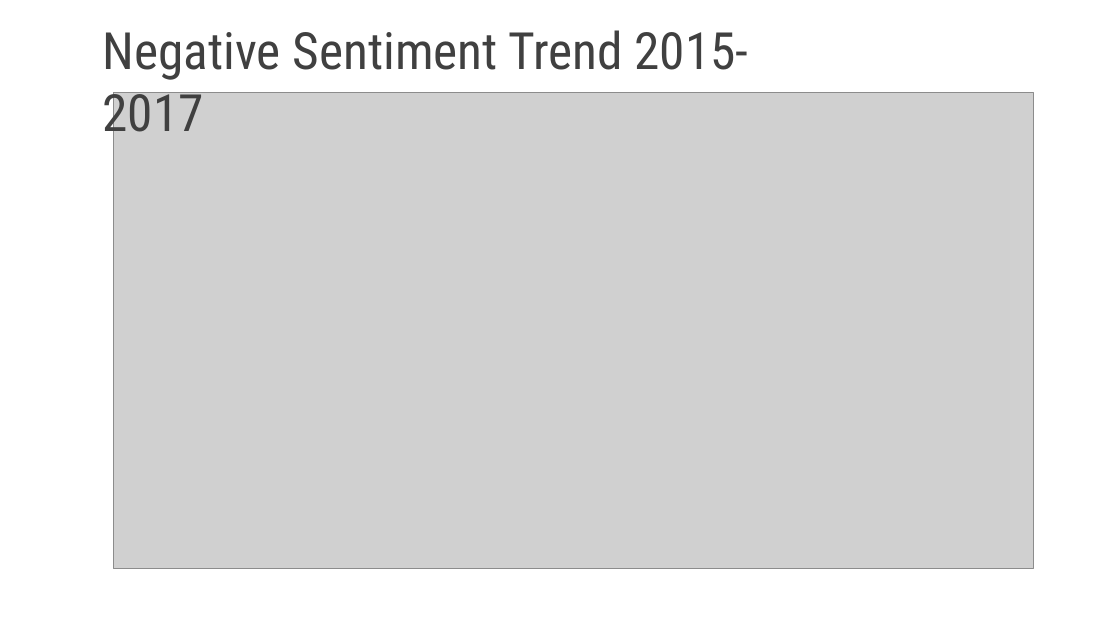
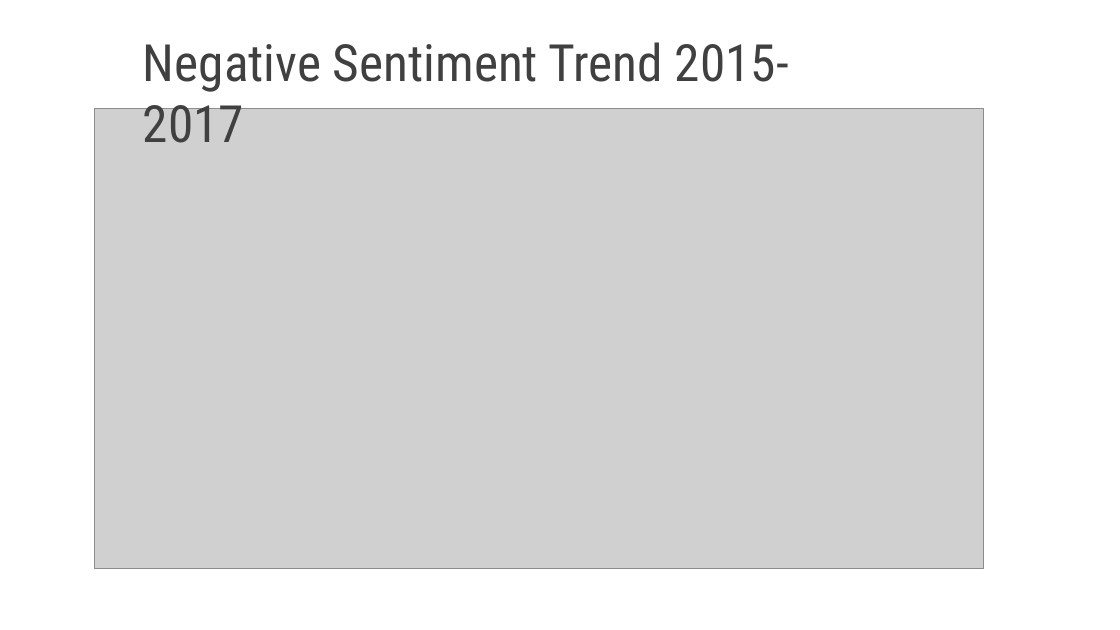
Before and after one commit to qdav/MSDA_Visualization, a slide deck: slide 8 of DA_6233_Final_Presentation.pptx. Drawn at 1120x630 pixels with LibreOffice and Linux fonts; fonts in the diff are those of the drawing; grey boxes stand for pictures. Boxes give left, top, right and bottom in pixels: in the first picture for what was removed or moved away, otherwise in the second. Text is boxed around its words. In the diff, an @@ line names an element or a change of style, - is before the commit and + after.

```diff
--- a/DA_6233_Final_Presentation.pptx
+++ b/DA_6233_Final_Presentation.pptx
@@ text "Negative Sentiment Trend 2015-2017" rewrapped from (103, 30, 749, 143) to (143, 42, 789, 143) @@
@@ picture: place and size @@
-picture at (113, 93, 1033, 570)
+picture at (94, 108, 984, 569)
```
Also in this commit, not shown: 5 other slides changed, 6 slides added, 1 slide removed.
